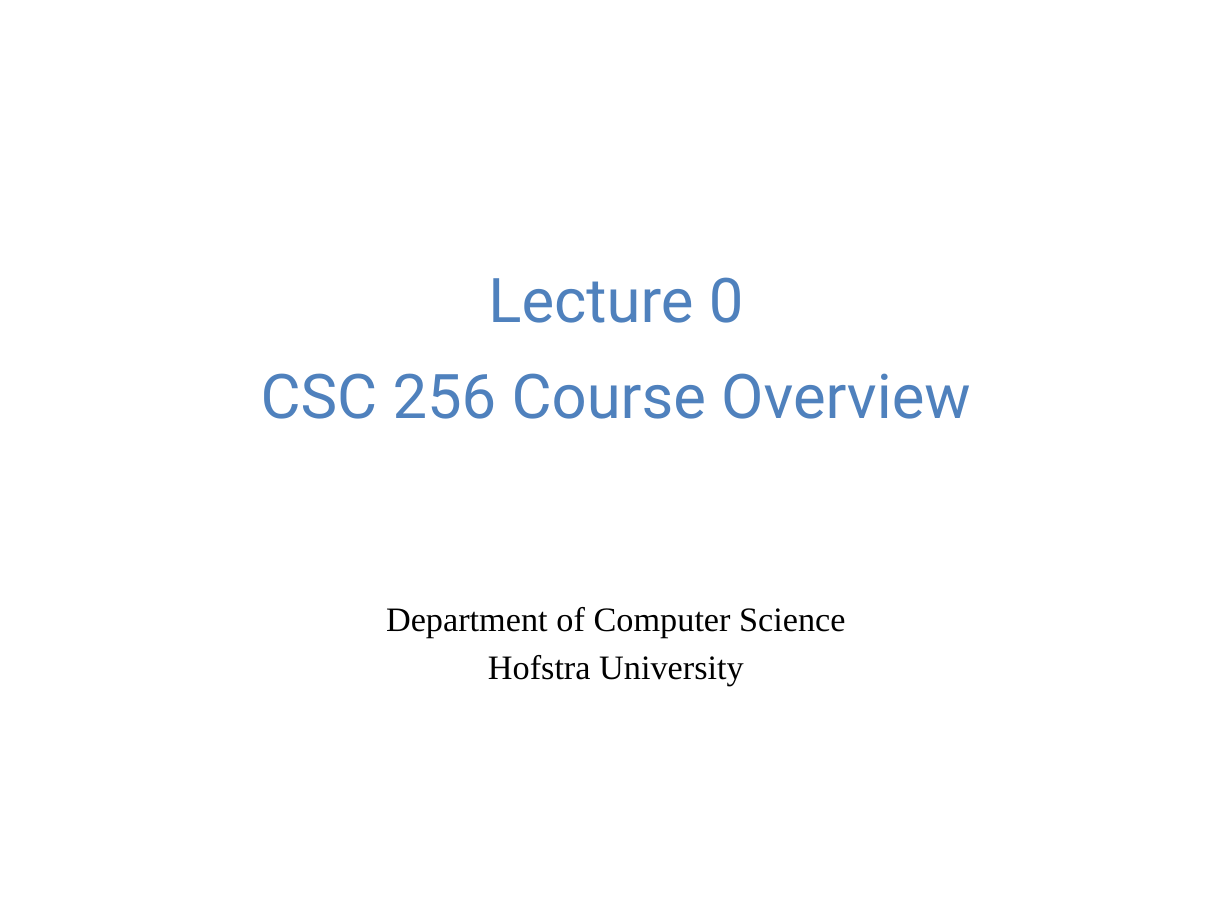
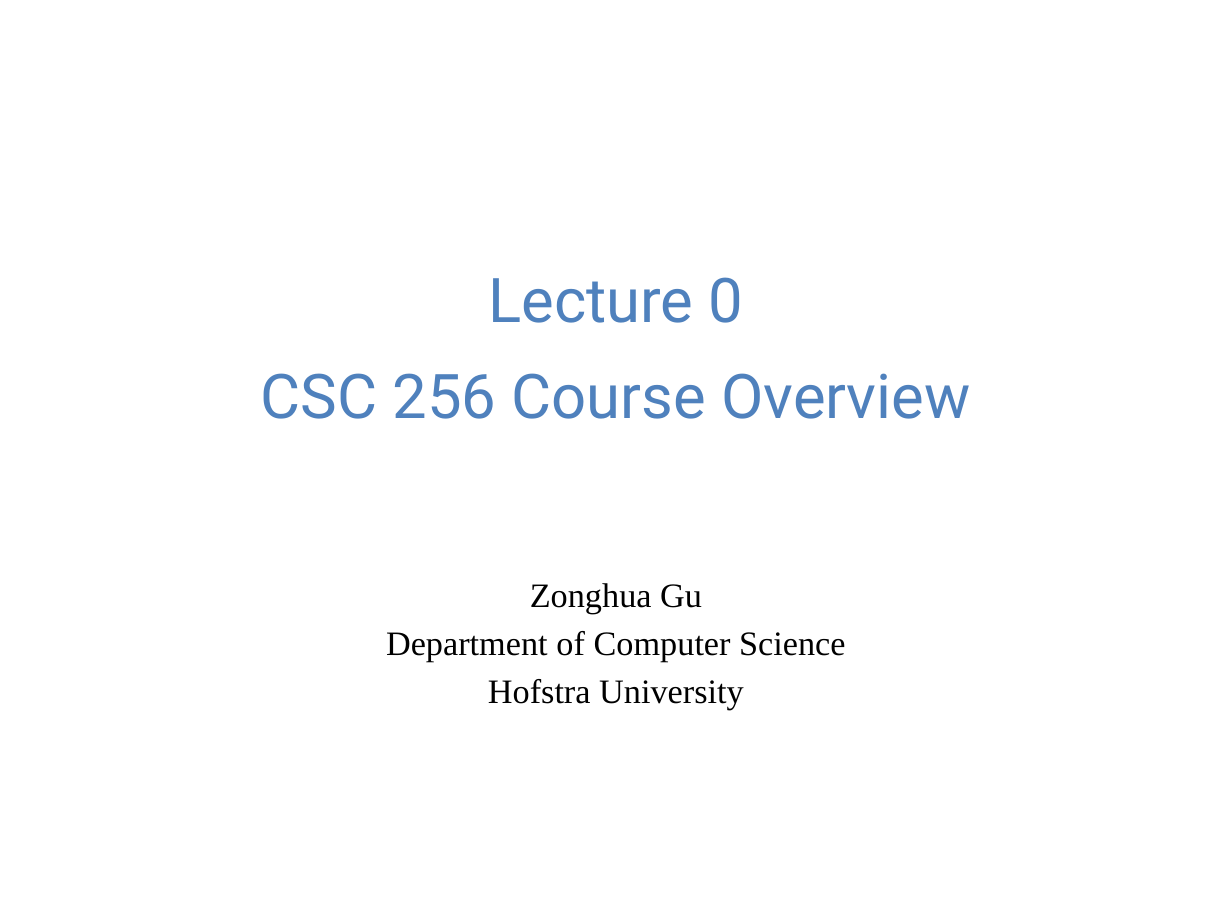
Before and after one commit to guhofstra/CSC256Fa25, a slide deck: slide 1 of PPTs/Lecture 0-course overview.pptx. Drawn at 1232x924 pixels with LibreOffice and Linux fonts; fonts in the diff are those of the drawing. Boxes give left, top, right and bottom in pixels: in the first picture for what was removed or moved away, otherwise in the second. Text is boxed around its words. In the diff, an @@ line names an element or a change of style, - is before the commit and + after.

```diff
--- a/PPTs/Lecture 0-course overview.pptx
+++ b/PPTs/Lecture 0-course overview.pptx
@@ subtitle at bbox=[530, 583, 702, 614]: paragraph added @@
+Zonghua Gu
```
Also in this commit, not shown: 2 other files.
